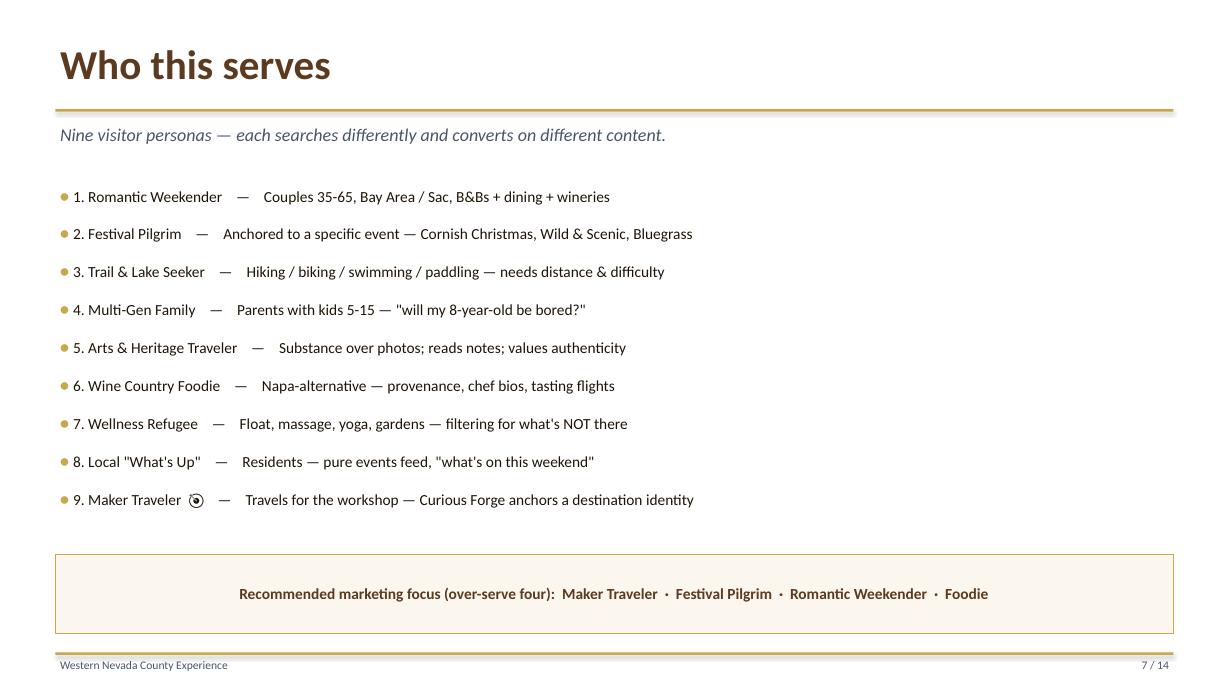
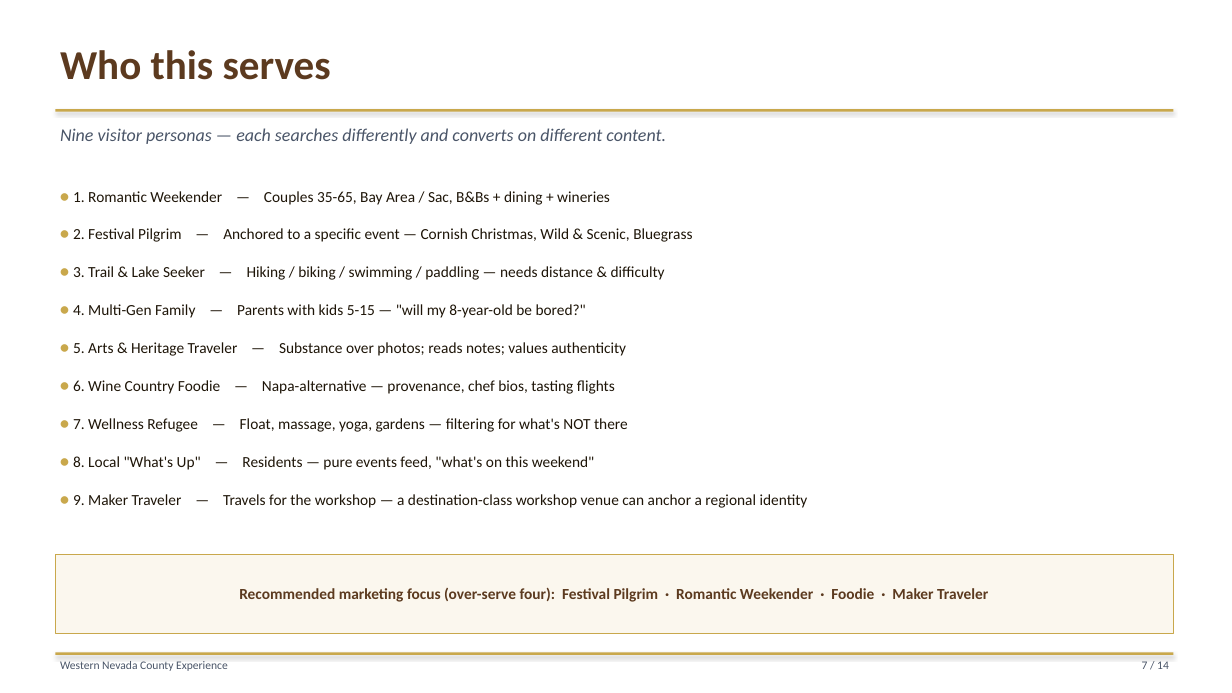
Before and after one commit to liammlrb-eng/nevada-county-experiences, a slide deck: slide 7 of demo_pitch.pptx. Drawn at 1232x693 pixels with LibreOffice and Linux fonts; fonts in the diff are those of the drawing. Boxes give left, top, right and bottom in pixels: in the first picture for what was removed or moved away, otherwise in the second. Text is boxed around its words. In the diff, an @@ line names an element or a change of style, - is before the commit and + after.

```diff
--- a/demo_pitch.pptx
+++ b/demo_pitch.pptx
@@ text at (x1=73, y1=494, x2=808, y2=508): text changed @@
-• 9. Maker Traveler 🎯 — Travels for the workshop — Curious Forge anchors a destination identity
+• 9. Maker Traveler — Travels for the workshop — a destination-class workshop venue can anchor a regional identity
@@ text at (x1=239, y1=588, x2=988, y2=602): text changed @@
-Recommended marketing focus (over-serve four): Maker Traveler · Festival Pilgrim · Romantic Weekender · Foodie
+Recommended marketing focus (over-serve four): Festival Pilgrim · Romantic Weekender · Foodie · Maker Traveler
```
Also in this commit, not shown: 7 other files.
